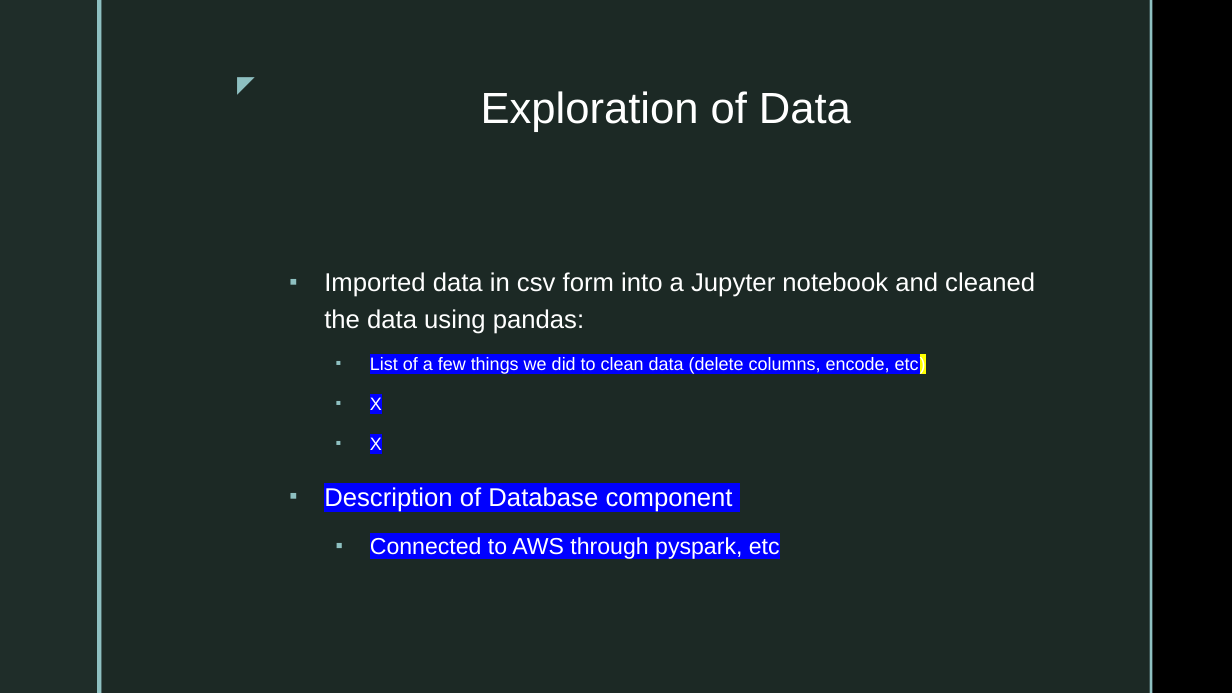
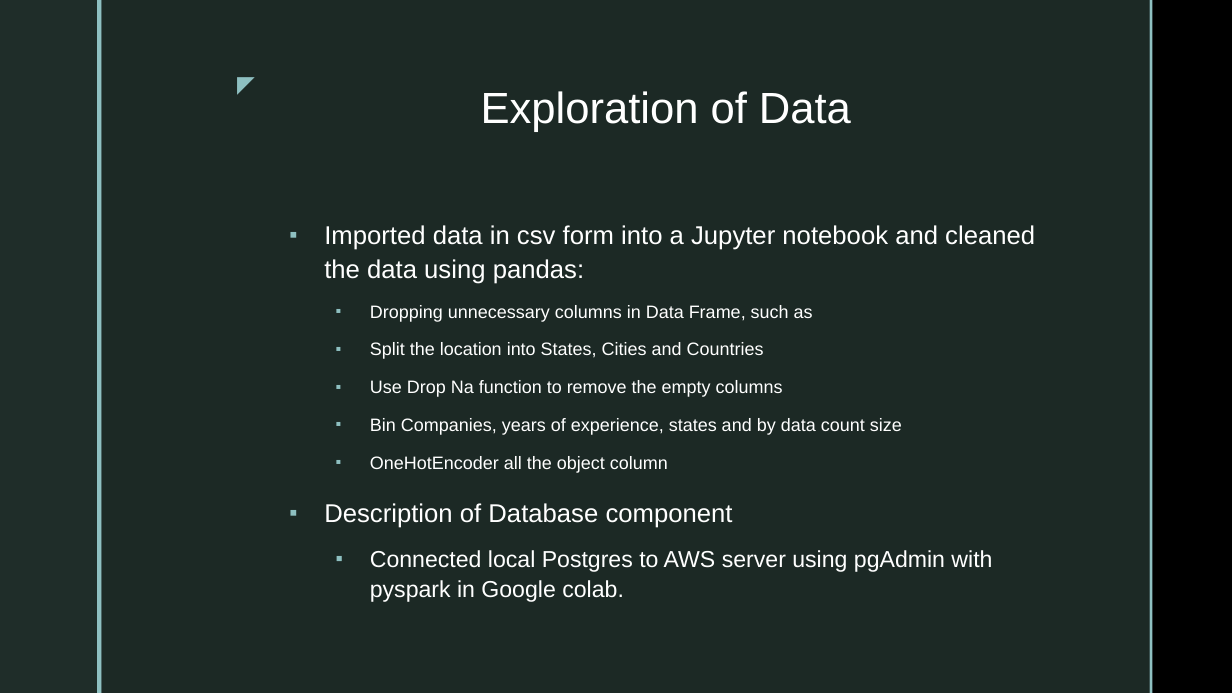
Before and after one commit to Sirius0531/final_project, a slide deck: slide 4 of 2nd Segment Project Deliverable/Deliverable2_Storyboard.pptx. Drawn at 1232x693 pixels with LibreOffice and Linux fonts; fonts in the diff are those of the drawing; background and template pictures are left out. Boxes give left, top, right and bottom in pixels: in the first picture for what was removed or moved away, otherwise in the second. Text is boxed around its words. In the diff, an @@ line names an element or a change of style, - is before the commit and + after.

```diff
--- a/2nd Segment Project Deliverable/Deliverable2_Storyboard.pptx
+++ b/2nd Segment Project Deliverable/Deliverable2_Storyboard.pptx
@@ text at box(324, 225, 1035, 528): highlight #0000FF to none in "Description of Database component"; line spacing 1.2 to 1.1 @@
@@ text at box(370, 305, 902, 473): text changed @@
-  ▪ List of a few things we did to clean data (delete columns, encode, etc)
-  ▪ X
-  ▪ X
+  ▪ Dropping unnecessary columns in Data Frame, such as
+  ▪ Split the location into States, Cities and Countries
+  ▪ Use Drop Na function to remove the empty columns
+  ▪ Bin Companies, years of experience, states and by data count size
+  ▪ OneHotEncoder all the object column
@@ text at box(370, 550, 992, 602): text changed @@
-  ▪ Connected to AWS through pyspark, etc
+  ▪ Connected local Postgres to AWS server using pgAdmin with pyspark in Google colab.
```
Also in this commit, not shown: 6 other slides changed, 4 slides added, 1 slide removed.
